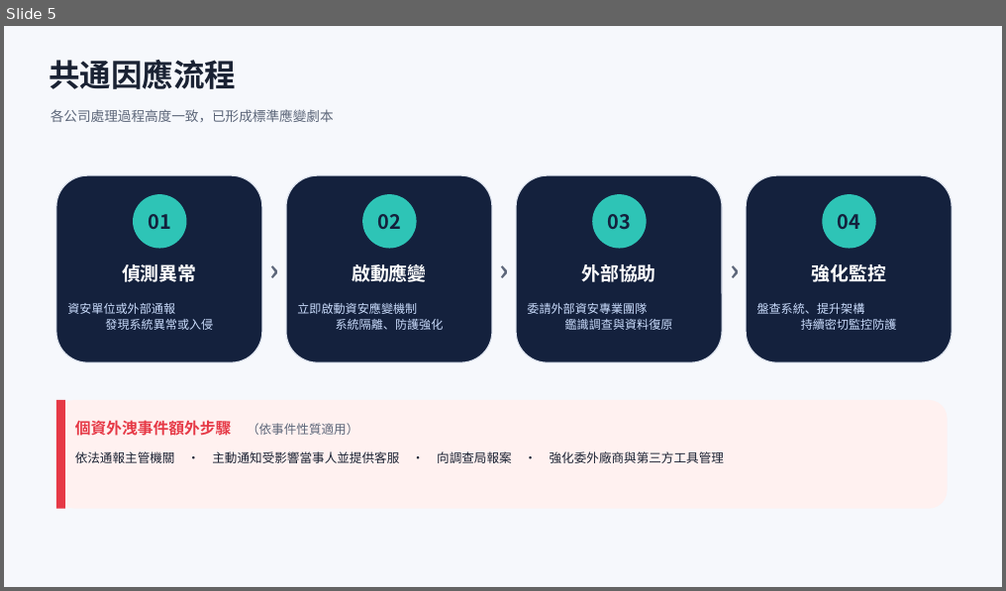
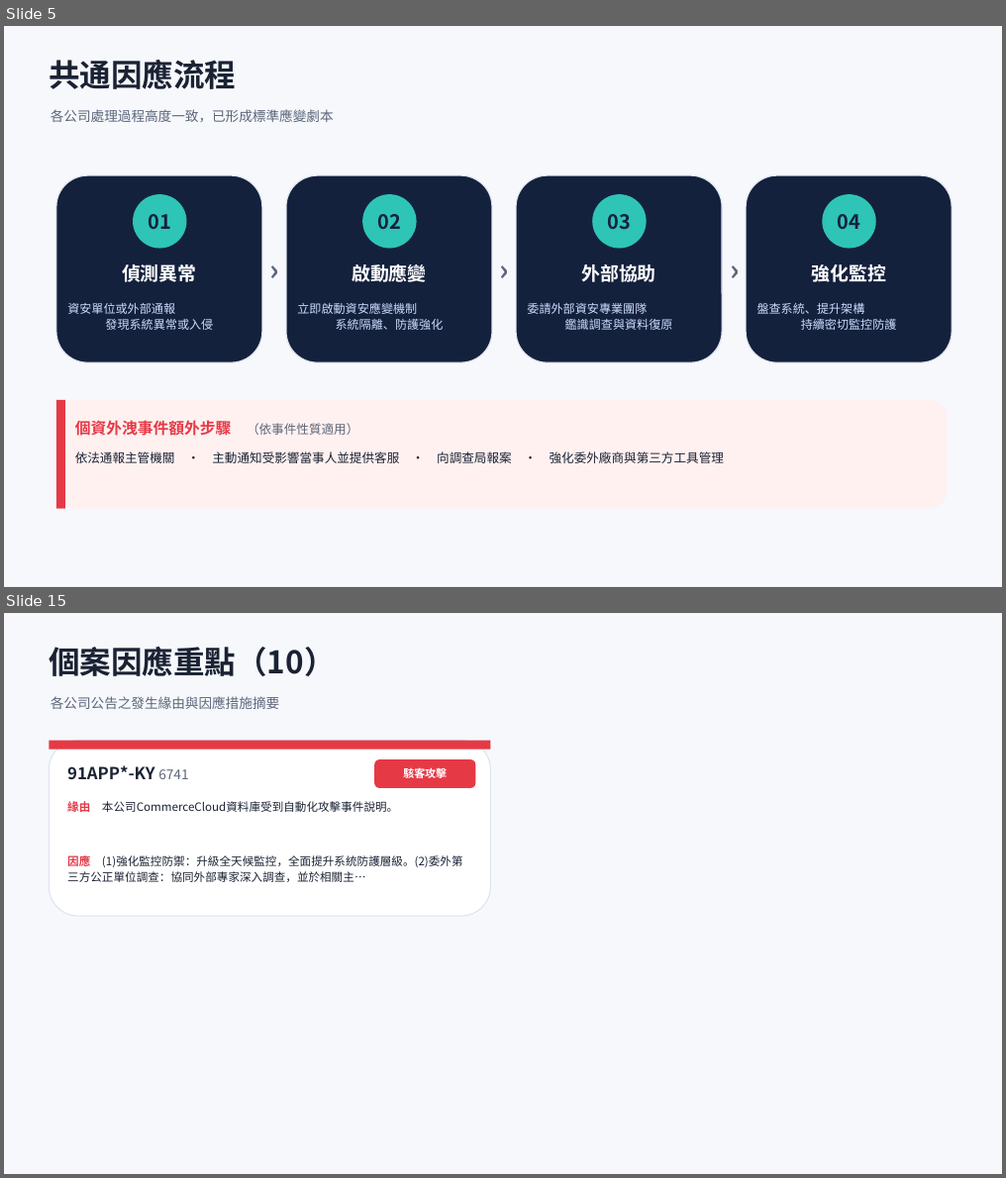
Before and after one commit to Johnnylin77/mops-isec-monitor, a slide deck: 資安事件因應分析.pptx. Shown one above the other, each under a label of ours: slide 5 before the commit, slides 5 and 15 after it; the slides between them are not shown. The pictures are 1006x591 and 1006x1178 pixels, drawn with LibreOffice and Linux fonts; fonts in the diff are those of the drawing. Boxes give left, top, right and bottom in pixels: in the first picture for what was removed or moved away, otherwise in the second. Text is boxed around its words. In the diff, an @@ line names an element or a change of style, - is before the commit and + after.

```diff
--- a/資安事件因應分析.pptx
+++ b/資安事件因應分析.pptx
@@ slide 15 added at [4,613,1002,1174], background #FFFFFF @@
@@ rectangle added at [4,613,1002,1174], fill #F6F8FC @@
@@ text added at [49,647,335,676], 30 pt, text #1A2233, bold @@
+個案因應重點（10）
@@ text added at [51,696,279,709], 13 pt, text #5C6679 @@
+各公司公告之發生緣由與因應措施摘要
@@ rounded rectangle added at [49,741,491,916], fill #FFFFFF, outline #DDE3EE 1 pt @@
@@ rectangle added at [49,741,491,750], fill #E63946 @@
@@ rounded rectangle added at [374,760,475,788], fill #E63946 @@
@@ text added at [67,765,188,779], 16 pt, text #1A2233, bold @@
+91APP*-KY 6741
@@ text added at [403,766,447,781], 10.5 pt, text #FFFFFF, bold @@
+駭客攻擊
@@ text added at [67,801,398,812], 11 pt, text #1A2233 @@
+緣由 本公司CommerceCloud資料庫受到自動化攻擊事件說明。
@@ text added at [67,854,463,882], 11 pt, text #1A2233 @@
+因應 (1)強化監控防禦：升級全天候監控，全面提升系統防護層級。(2)委外第三方公正單位調查：協同外部專家深入調查，並於相關主…
```
Also in this commit, not shown: 13 slides changed, 2 other files.
